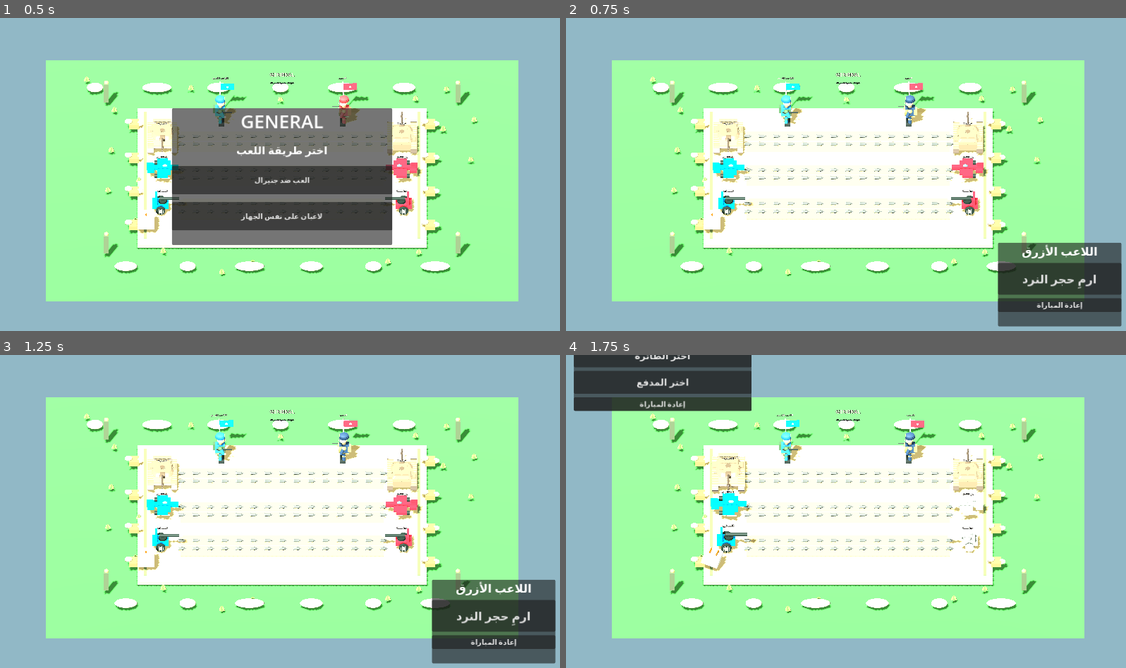
Above: before the commit, frames 1-4 (two rows, left to right).
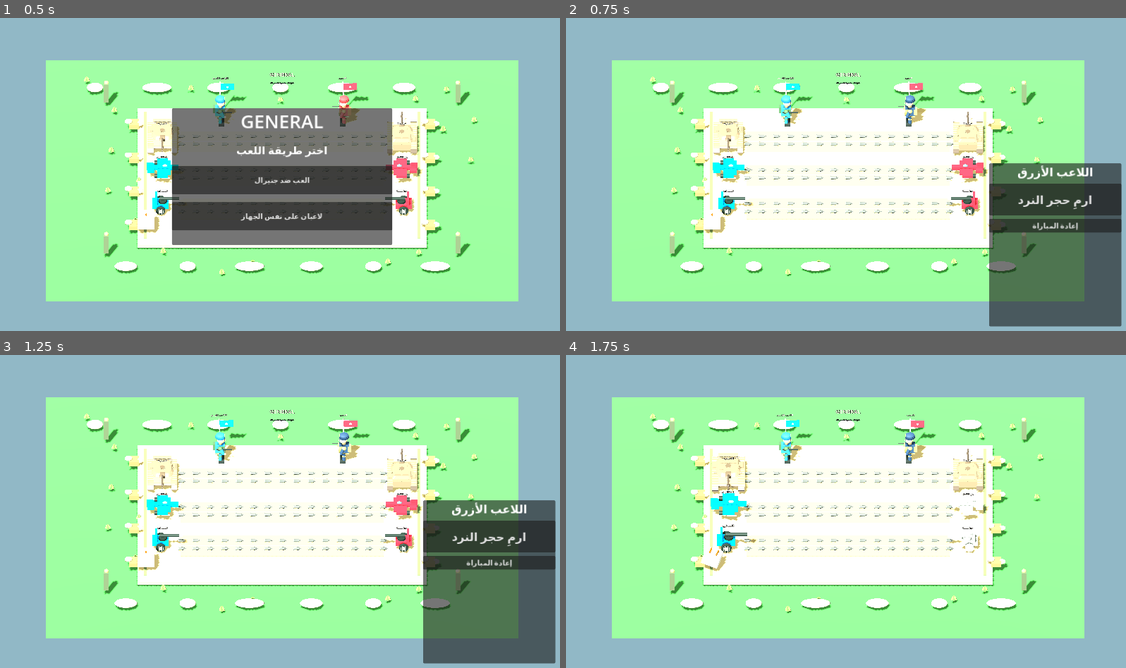
Above: after the commit, the same moments.

Repository: ahmad3aj-web/General_game
Game: Godot game, scene res://Main.tscn
Same seed, same stepped clock (60 frames per second), same inputs: the game is played once before the commit and once after it.
Inputs:
- Up to frame 1 (0.5 s): no input
- Up to frame 2 (0.75 s): click "العب ضد جنيرال" at 0.5 s
- Up to frame 3 (1.25 s): no input
- Up to frame 4 (1.75 s): click "ارمِ حجر النرد" at 1.25 s

Frame 1 is identical in both runs. In frame 2, 9.8% of the frame differs, in the area x 75-100%, y 46-99%; in frame 3, 9.8%; in frame 4, 5.7%.
Error in both runs: Invalid assignment of property or key 'text' with value of type 'String' on a base object of type 'null instance'. (res://Main.gd:626)

Commit message:
Make weapon choice controls fit the Android game panel

Diff:
--- a/godot/Main.gd
+++ b/godot/Main.gd
@@ -582,8 +582,8 @@
 
 	game_panel = PanelContainer.new()
 	game_panel.set_anchors_preset(Control.PRESET_BOTTOM_RIGHT)
-	game_panel.position = Vector2(-300, -210)
-	game_panel.size = Vector2(280, 190)
+	game_panel.position = Vector2(-320, -390)
+	game_panel.size = Vector2(300, 370)
 	screen.add_child(game_panel)
 	var column := VBoxContainer.new()
 	column.add_theme_constant_override("separation", 8)
@@ -846,10 +846,10 @@
 	if game_panel and game_mode >= 0:
 		if current_player == 0:
 			game_panel.set_anchors_preset(Control.PRESET_BOTTOM_LEFT)
-			game_panel.position = Vector2(18, -210)
+			game_panel.position = Vector2(18, -390)
 		else:
 			game_panel.set_anchors_preset(Control.PRESET_BOTTOM_RIGHT)
-			game_panel.position = Vector2(-300, -210)
+			game_panel.position = Vector2(-320, -390)
 	for item in bullet_nodes:
 		var side: int = item["side"]
 		var lane: int = item["lane"]
